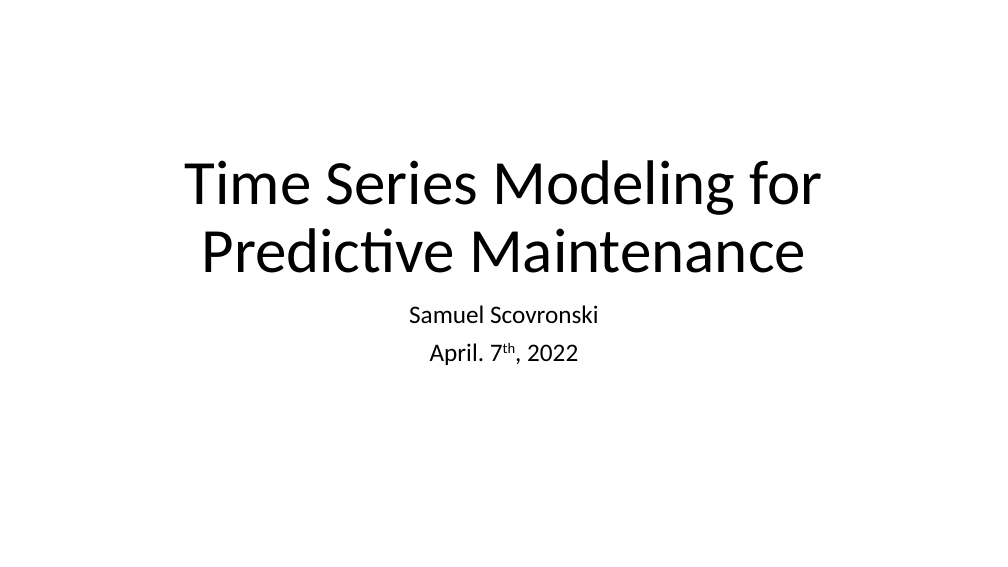
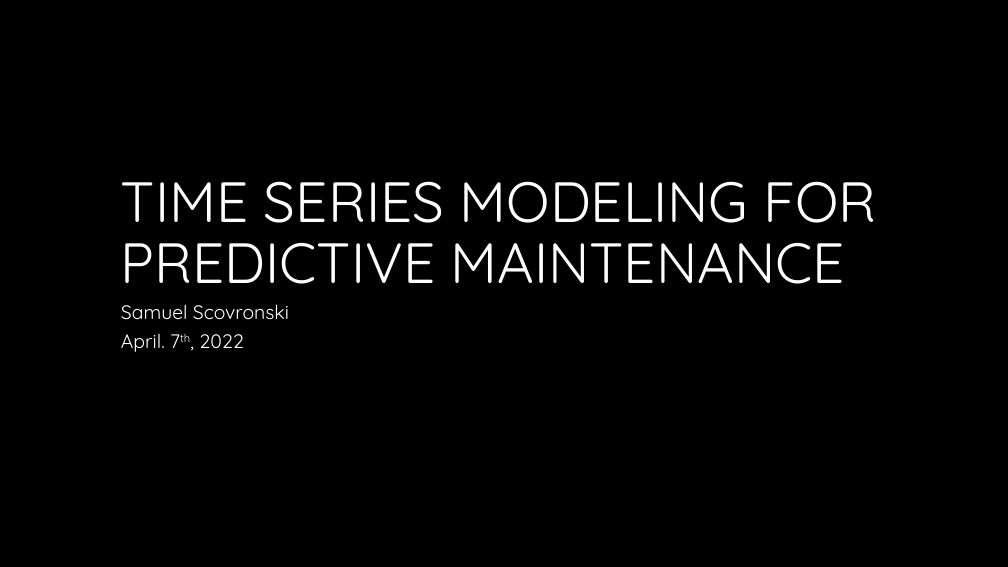
Before and after one commit to scosam/PredictiveMaintenance, a slide deck: slide 1 of reports/Capstone Project Presentation.pptx. Drawn at 1008x567 pixels with LibreOffice and Linux fonts; fonts in the diff are those of the drawing; background and template pictures are left out. Boxes give left, top, right and bottom in pixels: in the first picture for what was removed or moved away, otherwise in the second. Text is boxed around its words. In the diff, an @@ line names an element or a change of style, - is before the commit and + after.

```diff
--- a/reports/Capstone Project Presentation.pptx
+++ b/reports/Capstone Project Presentation.pptx
@@ background #FFFFFF to #000000 @@
@@ title at [121,181,877,284]: text changed; size 60 to 54 pt; font Calibri to Quicksand; text colour #000000 to #FFFFFF @@
-Time Series Modeling for Predictive Maintenance
+TIME SERIES MODELING FOR PREDICTIVE MAINTENANCE
@@ subtitle "Samuel Scovronski": place and size @@
-subtitle "Samuel Scovronski" at [409,305,599,365]
+subtitle "Samuel Scovronski" at [121,304,289,352]
@@ subtitle "Samuel Scovronski" at [121,304,289,352]: size 24 to 18.5 pt, font Calibri to Quicksand, text colour #000000 to #FFFFFF; alignment centre to left; line spacing 0.9 to 0.8 @@
```
Also in this commit, not shown: 2 other slides changed, 11 slides added, 3 slides removed, 4 other files.
